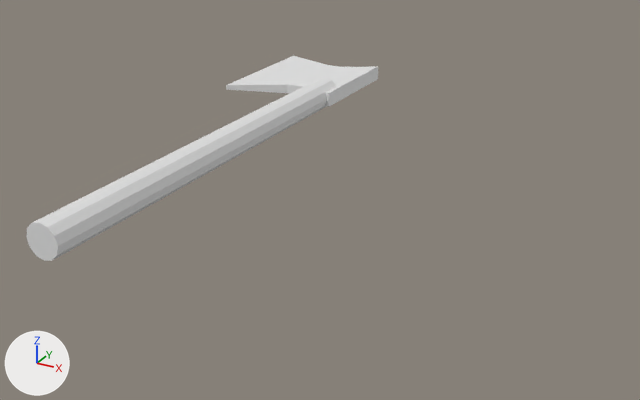
The Blender file Assets/AssetsProto/3D/Blender files/Hache.blend, before and after one commit.
Before and after are seen from a 50 mm camera at (0.997, -1.679, 0.549) aimed at (0.284, -0.384, -0.098). Every picture has the same lights, and +X, +Y and +Z are marked at lower left.

The scene before the commit, as lines of its bpy script (objects in view):
```python
me_cylinder = bpy.data.meshes.new('Cylinder')
me_cylinder.from_pydata(...)  # 42 vertices, 50 faces; spans x -1.22..6.8, y -1.0..1.0, z 0.0..2.51
ob_hache_bucheronnage = bpy.data.objects.new('Hache_Bucheronnage', me_cylinder)
ob_hache_bucheronnage.location = (0.123, -0.893, 0.0)
ob_hache_bucheronnage.rotation_euler = (1.571, 0.0, 0.0)  # degrees (90, 0, 0)
ob_hache_bucheronnage.scale = (-0.0297, -0.0297, -0.414)
```
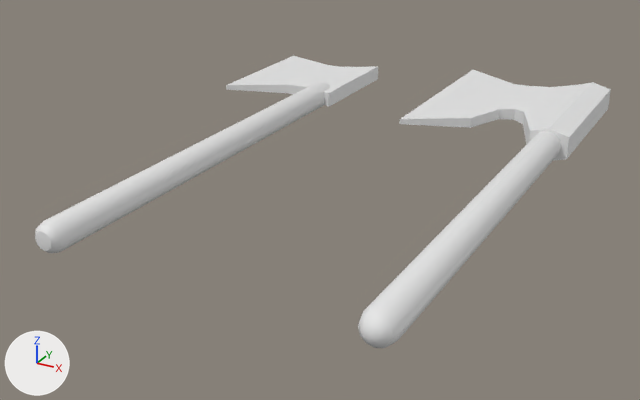
Patch to the scene script:
```diff
--- a/Assets/AssetsProto/3D/Blender files/Hache.blend.py
+++ b/Assets/AssetsProto/3D/Blender files/Hache.blend.py
@@ me_cylinder @@
 # used by ob_hache_bucheronnage; location = (0.123, -0.893, 0.0); rotation_euler = (1.571, 0.0, 0.0), in degrees (90, 0, 0); scale = (-0.0297, -0.0297, -0.414)
-me_cylinder.from_pydata(...)  # 42 vertices, 50 faces; spans x -1.22..6.8, y -1.0..1.0, z 0.0..2.51
+me_cylinder.from_pydata(...)  # 101 vertices, 98 faces; spans x -0.2..0.04, y -0.02..0.02, z -1.04..0.0
+# me_cylinder part 1
+# 25 vertices are removed from x -1.0..1.0, y -1.0..1.0, z 0.0..2.0
+# 36 faces are deleted
+# 84 vertices are added at x -0.02..0.02, y -0.02..0.02, z -0.83..0.0
+# 84 new faces join them
+# me_cylinder part 2: the surface is now shaded smooth
@@ me_cylinder_001 @@
+me_cylinder_001.from_pydata(...)  # 81 vertices, 78 faces; spans x -0.284..0.038, y -0.031..0.031, z -1.128..0.0
+me_cylinder_001.polygons.foreach_set('use_smooth', [True] * 78)
@@ ob_hache_bucheronnage @@
 ob_hache_bucheronnage.rotation_euler = (1.571, 0.0, 0.0)  # degrees (90, 0, 0)
-ob_hache_bucheronnage.scale = (-0.0297, -0.0297, -0.414)
@@ ob_hache_doloir @@
+ob_hache_doloir = bpy.data.objects.new('Hache_Doloir', me_cylinder_001)
+ob_hache_doloir.location = (0.63, -0.893, 0.0)
+ob_hache_doloir.rotation_euler = (1.571, 0.0, 0.0)  # degrees (90, 0, 0)
```

Where the change shows, as pixel boxes (x1, y1, x2, y2) in the pictures (640 x 400 px):
'Hache_Doloir', added: after (358, 70, 611, 348)
'Hache_Bucheronnage', reshaped, rescaled: before (26, 56, 378, 261); after (35, 56, 378, 253)
part 1 of me_cylinder, built on: before (26, 79, 336, 261); after (35, 83, 330, 253)
